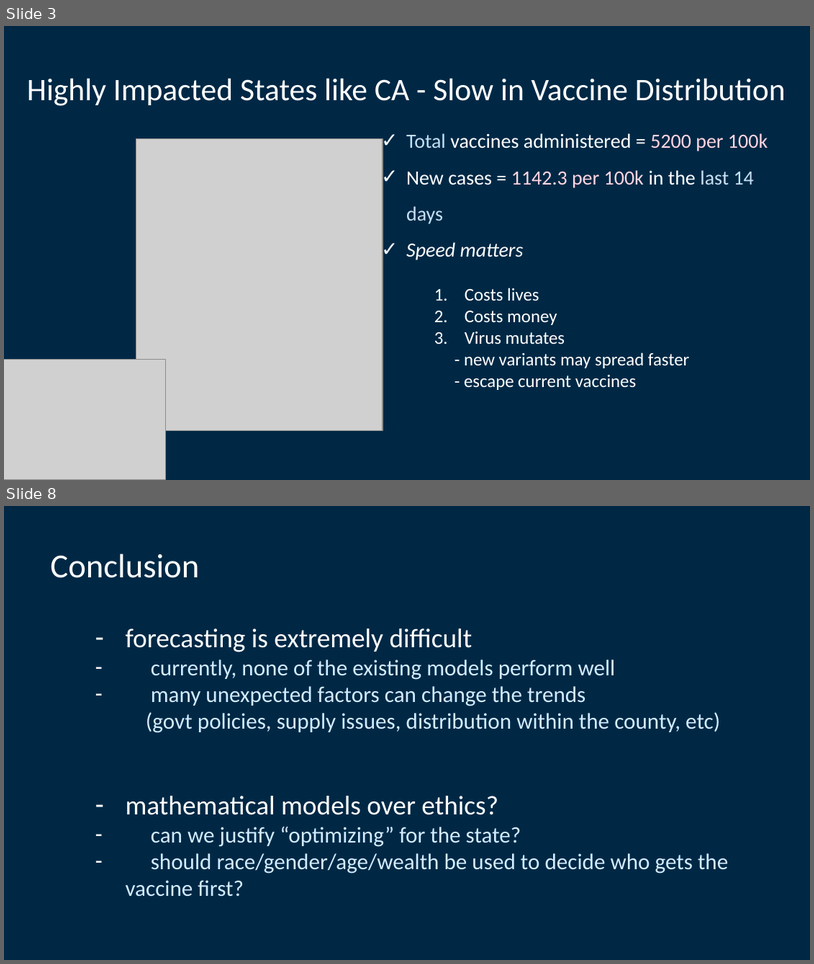
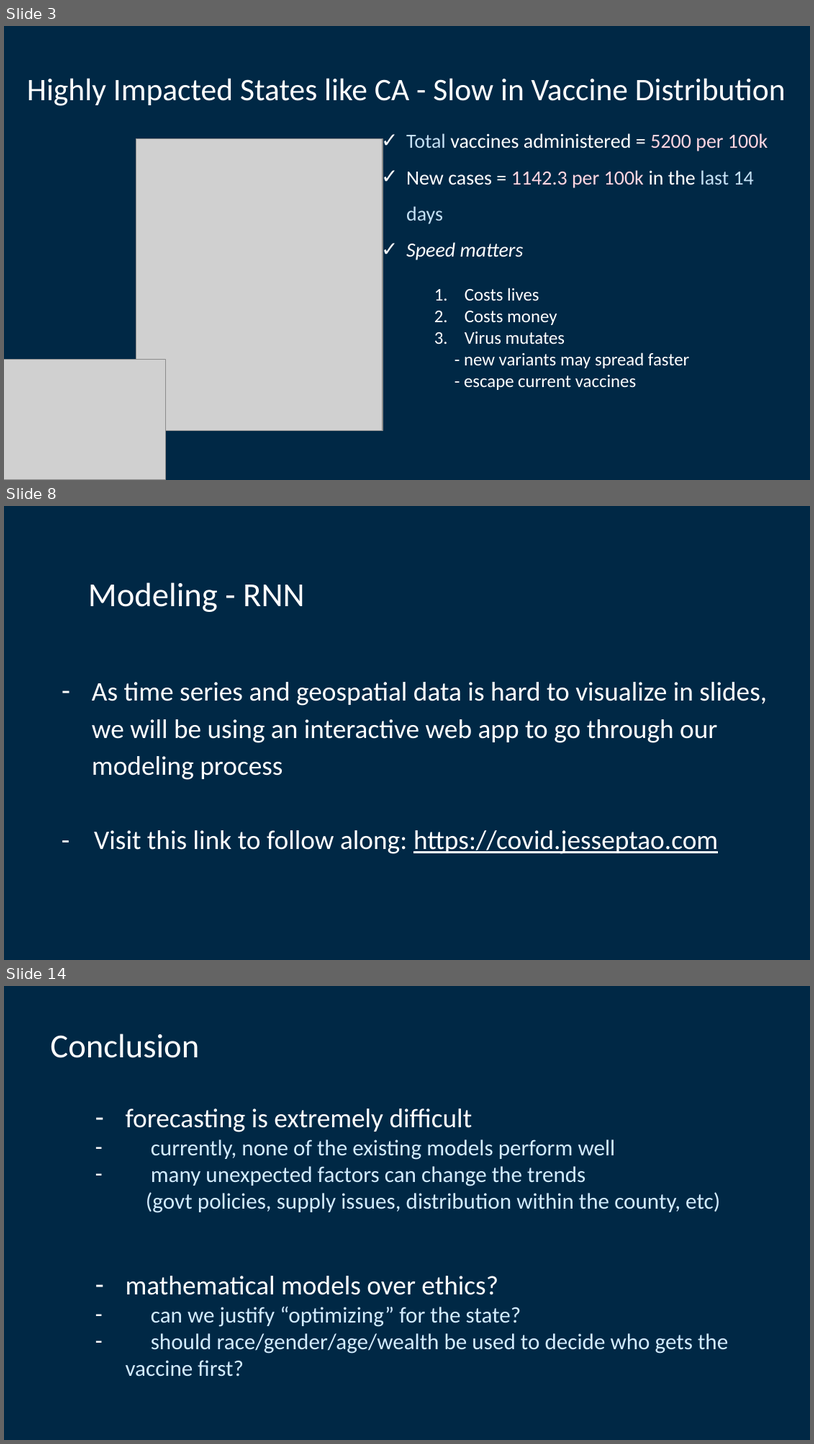
Before and after one commit to lettywu/COVID-19-vaccinations, a slide deck: alyssia/project5_intro.pptx. Shown one above the other, each under a label of ours: slides 3 and 8 before the commit, slides 3, 8 and 14 after it; the slides between them are not shown. The pictures are 814x964 and 814x1444 pixels, drawn with LibreOffice and Linux fonts; fonts in the diff are those of the drawing; grey boxes stand for pictures. Boxes give left, top, right and bottom in pixels: in the first picture for what was removed or moved away, otherwise in the second. Text is boxed around its words. In the diff, an @@ line names an element or a change of style, - is before the commit and + after.

```diff
--- a/alyssia/project5_intro.pptx
+++ b/alyssia/project5_intro.pptx
@@ slide 8 added at box(4, 506, 810, 960), background #002845 @@
@@ title added at box(88, 582, 304, 612), 30 pt, text #FFFFFF @@
+Modeling - RNN
@@ text added at box(92, 682, 767, 854), 24 pt, text #FFFFFF @@
+– As time series and geospatial data is hard to visualize in slides, we will be using an interactive web app to go through our modeling process
+- Visit this link to follow along: https://covid.jesseptao.com
@@ what was slide 8 is now slide 14 @@
```
Also in this commit, not shown: 3 slides changed, 6 other slides added, 1 slide removed, 3 other files.
